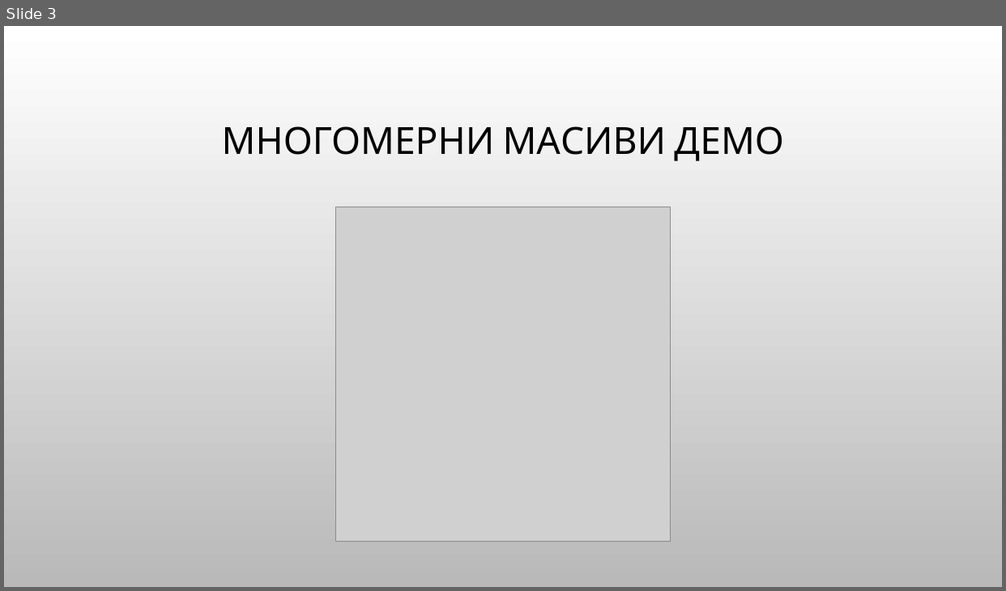
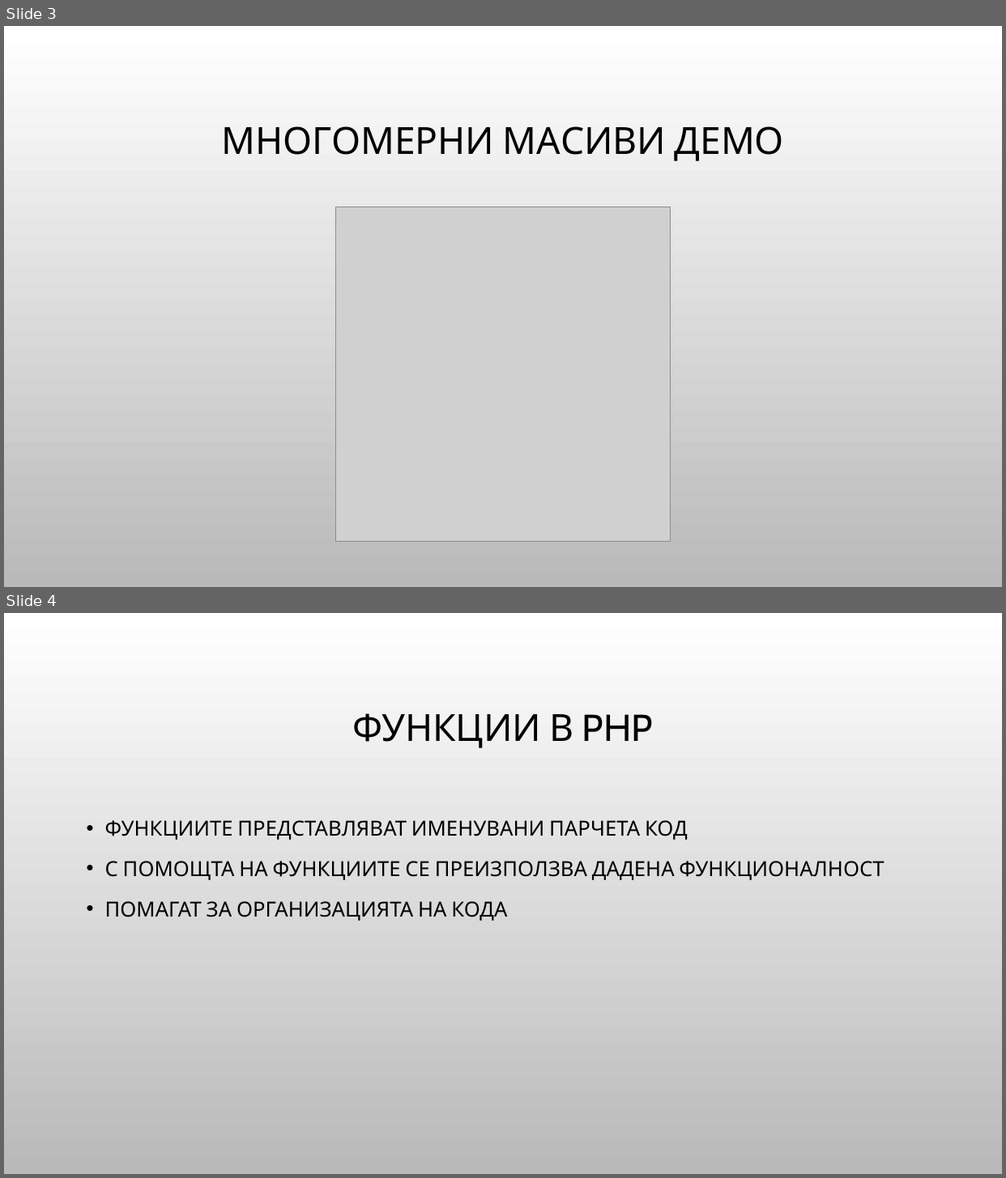
Before and after one commit to Bilyukov/php-mysql-course, a slide deck: 06.php-bacics-4.pptx. Shown one above the other, each under a label of ours: slide 3 before the commit, slides 3 and 4 after it. The pictures are 1006x591 and 1006x1178 pixels, drawn with LibreOffice and Linux fonts; fonts in the diff are those of the drawing; grey boxes stand for pictures; background and template pictures are left out. Boxes give left, top, right and bottom in pixels: in the first picture for what was removed or moved away, otherwise in the second. Text is boxed around its words. In the diff, an @@ line names an element or a change of style, - is before the commit and + after.

```diff
--- a/06.php-bacics-4.pptx
+++ b/06.php-bacics-4.pptx
@@ slide 4 added at [4, 613, 1002, 1174], background picture (left out) @@
@@ title added at [353, 713, 653, 748], 36 pt, text #000000 @@
+ФУНКЦИИ В PHP
@@ text added at [105, 820, 884, 921], 20 pt, text #000000 @@
+• ФУНКЦИИТЕ ПРЕДСТАВЛЯВАТ ИМЕНУВАНИ ПАРЧЕТА КОД
+• С ПОМОЩТА НА ФУНКЦИИТЕ СЕ ПРЕИЗПОЛЗВА ДАДЕНА ФУНКЦИОНАЛНОСТ
+• ПОМАГАТ ЗА ОРГАНИЗАЦИЯТА НА КОДА
```
Also in this commit, not shown: 2 other slides added, 3 other files.
